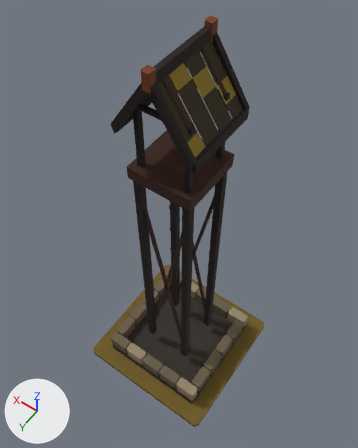
Renders of the glTF model art/tower_t6/tower_t6.glb from each side of a commit.
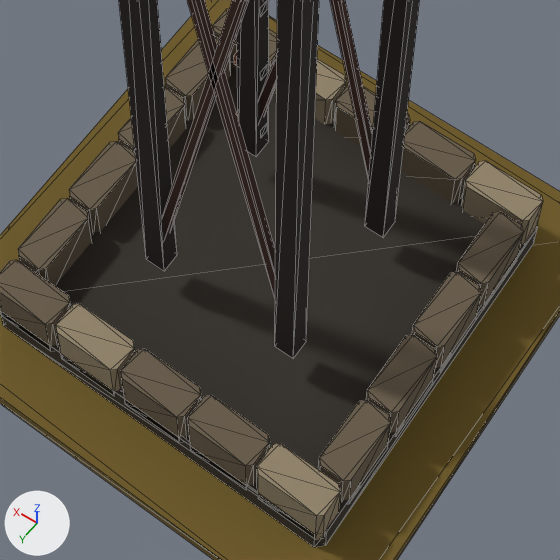
There are two pictures of each version: one whole from a 50 mm lens placed at (-1.304, 1.846, 4.836), pointed at (0.076, -0.085, 1.801), one close up on the part from 31% to 70% of the width and 60% to 91% of the height. Every picture has the same lights, and +X, +Y and +Z are marked at lower left. The older version's two pictures come first. The close-ups show mesh edges as thin lines.

The first close-up shows 'MMR | tower | T06 Architecture.001', 'MMR | tower | Tier 06 Ground.001'.
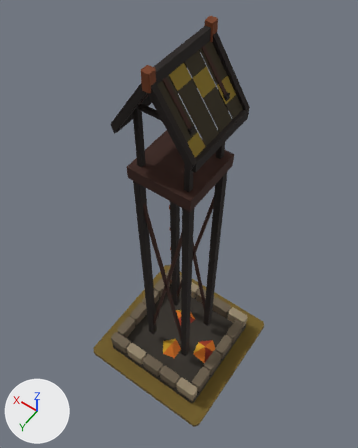
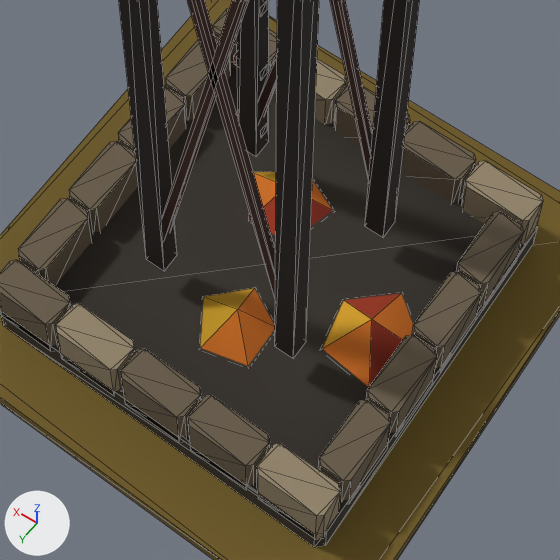
Pixel boxes [x1, y1, x2, y2] of what changed, in the close-ups (560 x 560 px):
'MMR | tower | T06 Autumn Dressing.001', added (brown): after [201, 172, 413, 387]

What the commit changed:
Mesh me_mmr___tower___t06_autumn_dressing_001 is new.
It has 18 vertices, 15 faces and spans x -0.454..0.197, y -0.272..0.292, z 0.085..0.185.
It uses material mat_mmr___shared_palette_atlas (picture img_mmr_shared_color_palette_64).
Object 'MMR | tower | T06 Autumn Dressing.001' (ob_mmr___tower___t06_autumn_dressing_001) is new; it shows me_mmr___tower___t06_autumn_dressing_001.
Its location is (0.0, 0.0, 0.05).
